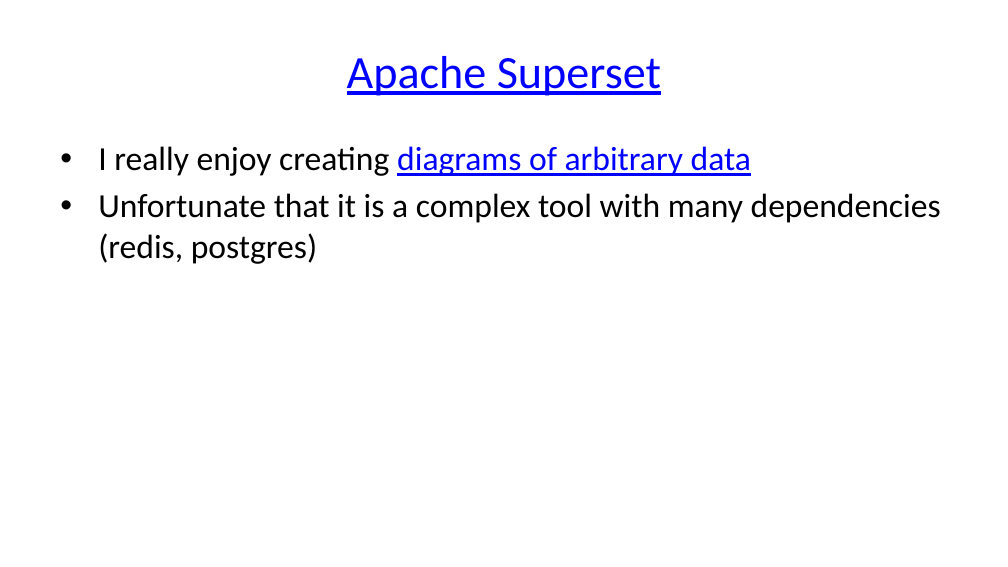
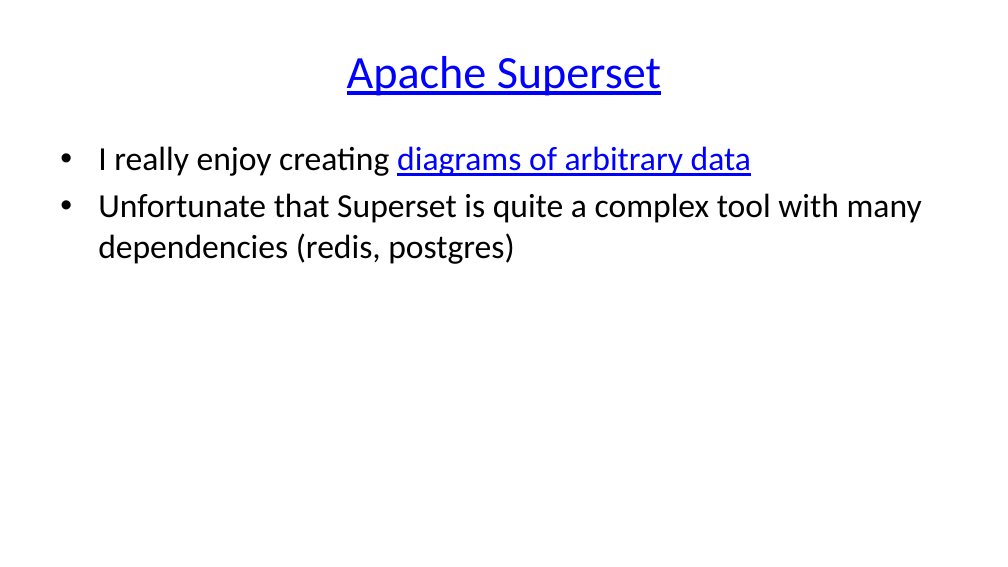
Before and after one commit to pvgenuchten/slides, a slide deck: slide 14 of slides/20250703-foss4gnl-opensource-at-isric.pptx. Drawn at 1008x567 pixels with LibreOffice and Linux fonts; fonts in the diff are those of the drawing. Boxes give left, top, right and bottom in pixels: in the first picture for what was removed or moved away, otherwise in the second. Text is boxed around its words. In the diff, an @@ line names an element or a change of style, - is before the commit and + after.

```diff
--- a/slides/20250703-foss4gnl-opensource-at-isric.pptx
+++ b/slides/20250703-foss4gnl-opensource-at-isric.pptx
@@ text at [98, 193, 922, 264]: text changed @@
-• Unfortunate that it is a complex tool with many dependencies (redis, postgres)
+• Unfortunate that Superset is quite a complex tool with many dependencies (redis, postgres)
```
Also in this commit, not shown: 10 other slides changed, 1 slide added, 2 slides removed, 8 other files.
